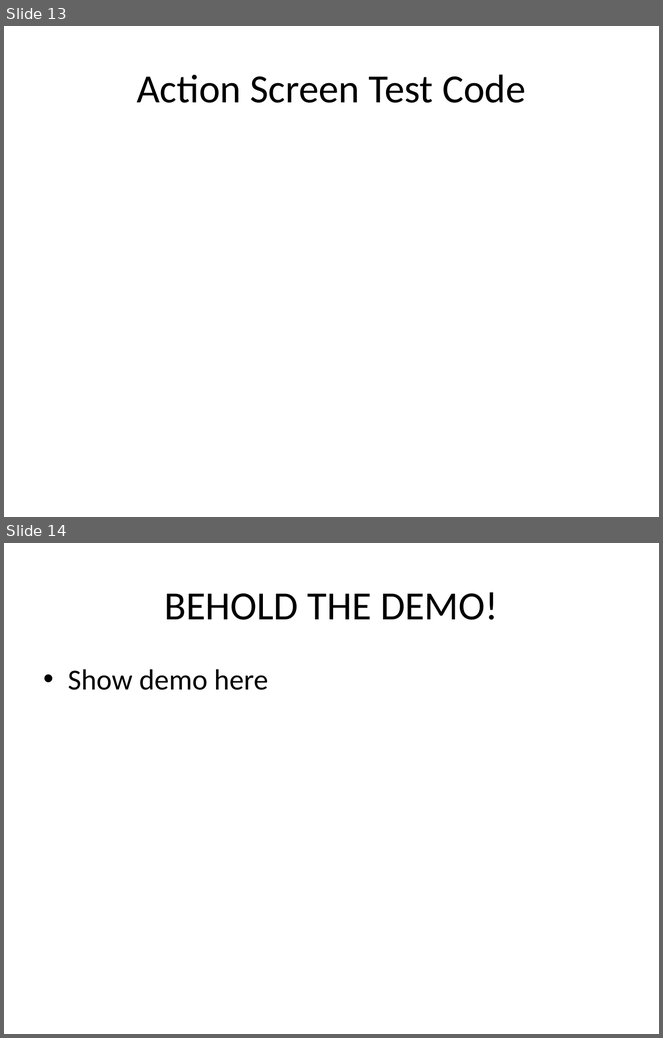
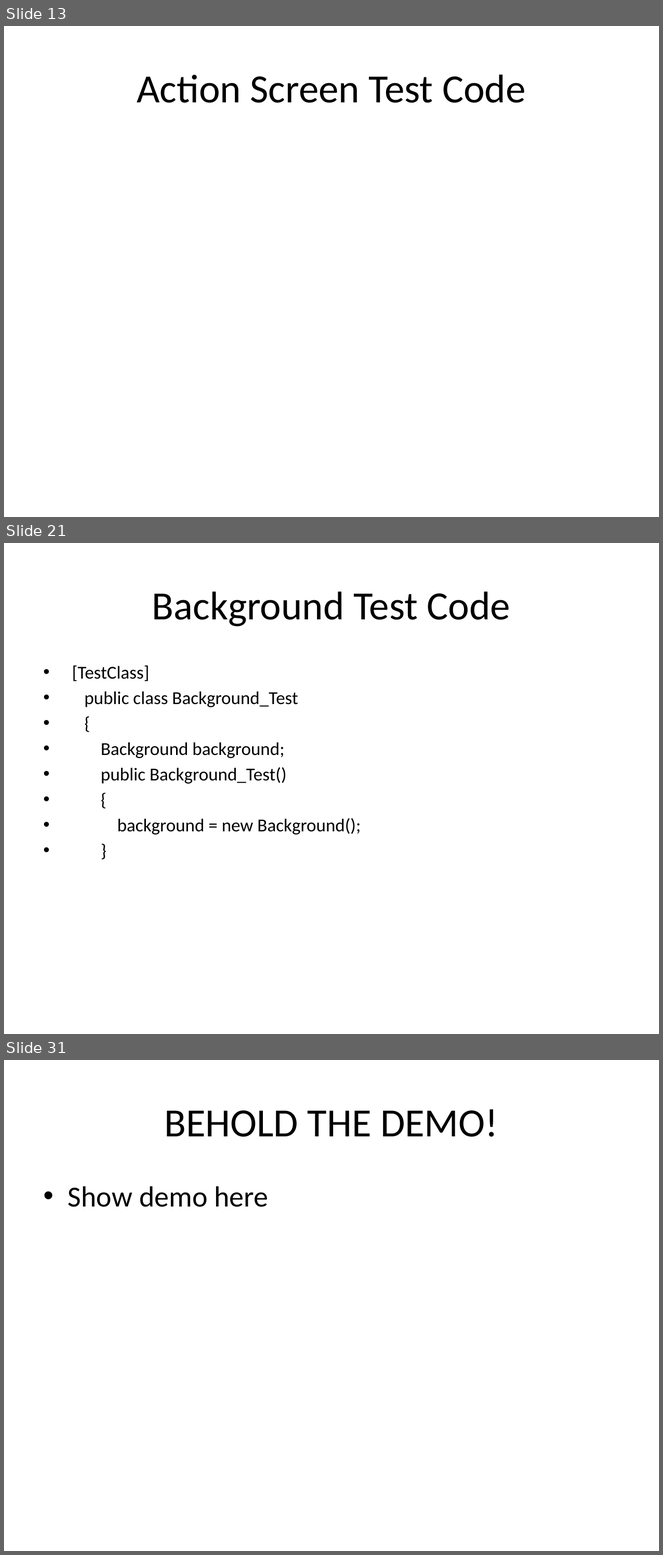
Before and after one commit to csce3513/Team15, a slide deck: Project Starfighter 1.0.pptx. Shown one above the other, each under a label of ours: slides 13 and 14 before the commit, slides 13, 21 and 31 after it; the slides between them are not shown. The pictures are 663x1038 and 663x1555 pixels, drawn with LibreOffice and Linux fonts; fonts in the diff are those of the drawing; background and template pictures are left out. Boxes give left, top, right and bottom in pixels: in the first picture for what was removed or moved away, otherwise in the second. Text is boxed around its words. In the diff, an @@ line names an element or a change of style, - is before the commit and + after.

```diff
--- a/Project Starfighter 1.0.pptx
+++ b/Project Starfighter 1.0.pptx
@@ slide 21 added at [4,543,659,1034], background picture (left out) @@
@@ title added at [152,591,510,627], 44 pt, text #000000 @@
+Background Test Code
@@ text added at [72,665,361,835], 20 pt, text #000000 @@
+• [TestClass]
+• public class Background_Test
+• {
+• Background background;
+• public Background_Test()
+• {
+• background = new Background();
+• }
@@ what was slide 14 is now slide 31 @@
```
Also in this commit, not shown: 16 other slides added.
